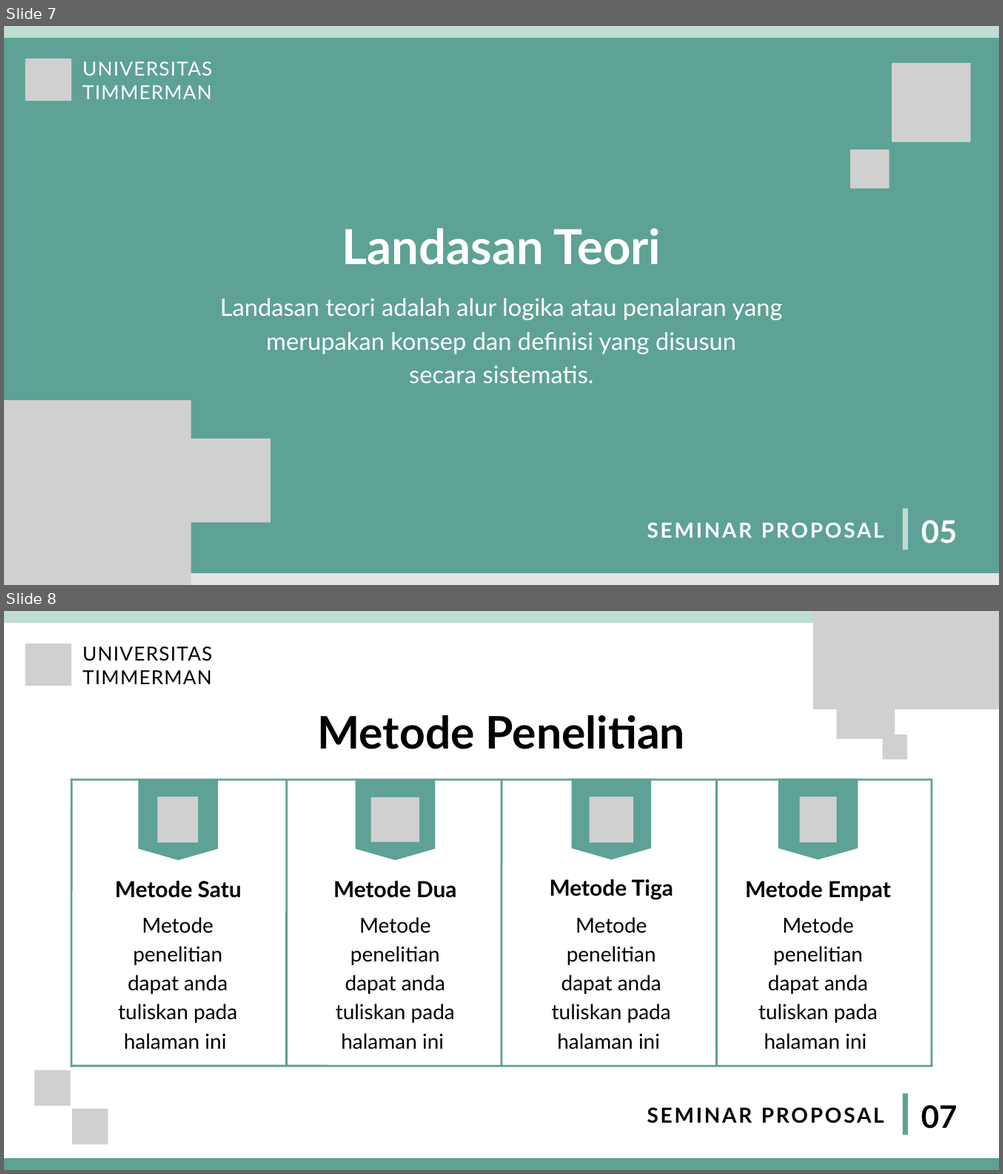
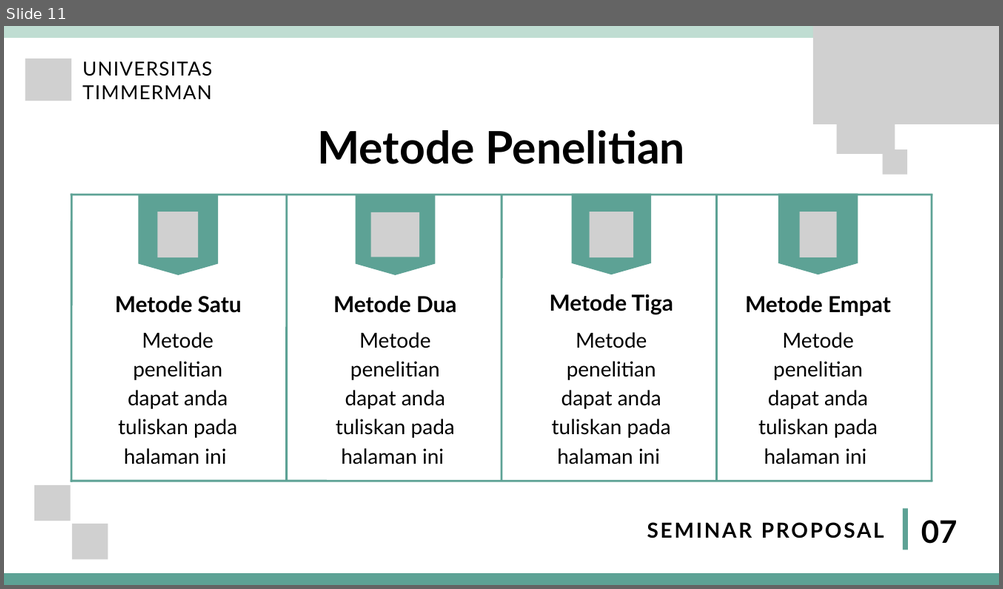
Before and after one commit to paulwenny/MyProposalSkripsi2020, a slide deck: PPT Ujian Proposal - Skripsi/PPT SEMPRO PAULINUS WENEHENUBUN 20210090.pptx. Shown one above the other, each under a label of ours: slides 7 and 8 before the commit, slide 11 after it. The pictures are 1003x1174 and 1003x589 pixels, drawn with LibreOffice and Linux fonts; fonts in the diff are those of the drawing; grey boxes stand for pictures. Boxes give left, top, right and bottom in pixels: in the first picture for what was removed or moved away, otherwise in the second. Text is boxed around its words. In the diff, an @@ line names an element or a change of style, - is before the commit and + after.

```diff
--- a/PPT Ujian Proposal - Skripsi/PPT SEMPRO PAULINUS WENEHENUBUN 20210090.pptx
+++ b/PPT Ujian Proposal - Skripsi/PPT SEMPRO PAULINUS WENEHENUBUN 20210090.pptx
@@ slide 7 removed at (4, 26, 999, 585), background #5DA295 @@
@@ freeform shape removed at (4, 26, 999, 37) @@
@@ picture removed at (25, 59, 71, 101) @@
@@ picture removed at (38, 67, 58, 86) @@
@@ text removed at (82, 62, 212, 99) @@
-UNIVERSITAS
-TIMMERMAN
@@ picture removed at (891, 63, 970, 142) @@
@@ picture removed at (850, 150, 888, 189) @@
@@ text removed at (341, 228, 661, 265) @@
-Landasan Teori
@@ text removed at (220, 298, 782, 383) @@
-Landasan teori adalah alur logika atau penalaran yang
-merupakan konsep dan definisi yang disusun
-secara sistematis.
@@ picture removed at (4, 400, 191, 585) @@
@@ picture removed at (167, 439, 270, 523) @@
@@ line removed from (905, 509) to (905, 550) @@
@@ text removed at (647, 523, 884, 538) @@
-SEMINAR PROPOSAL
@@ text removed at (921, 520, 957, 544) @@
-05
@@ freeform shape removed at (4, 574, 999, 585) @@
@@ what was slide 8 is now slide 11 @@
```
Also in this commit, not shown: 6 slides changed, 5 slides added, 1 other slide removed.
